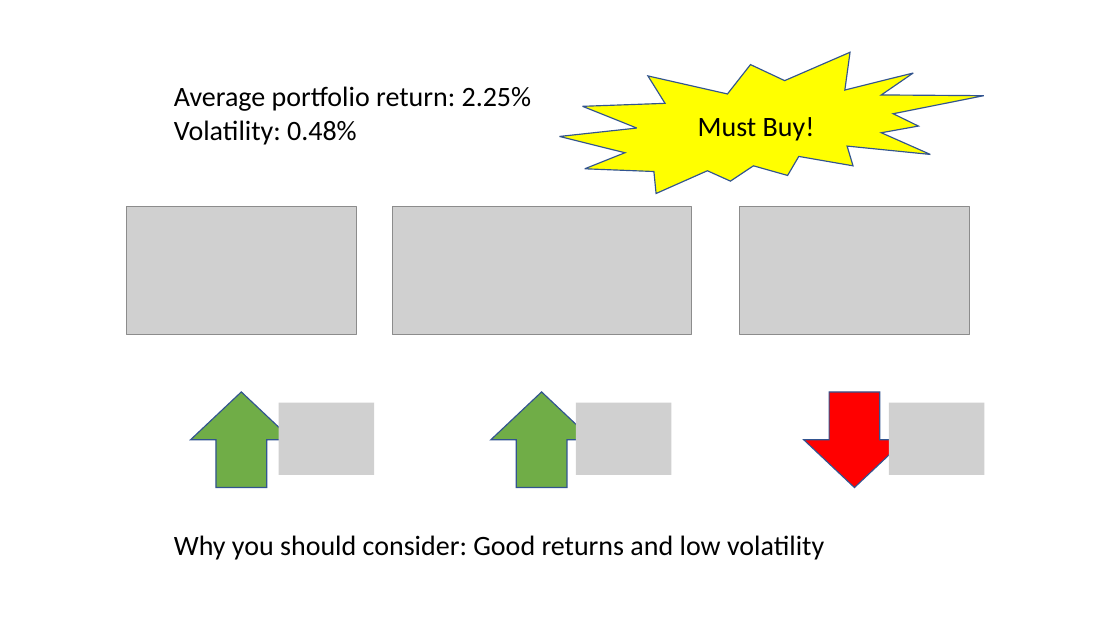
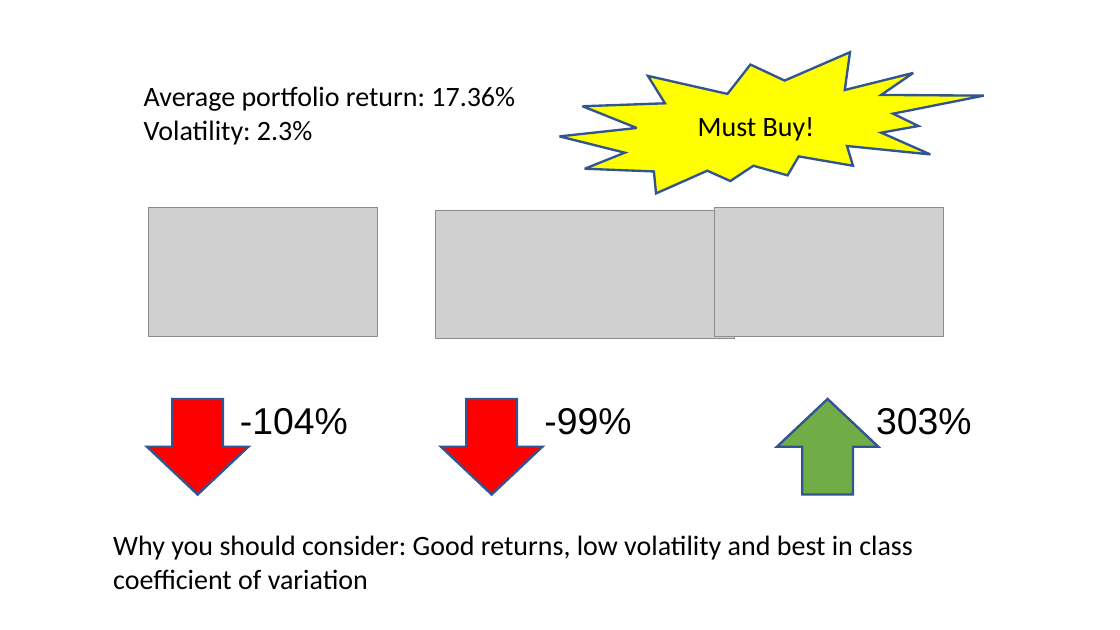
Before and after one commit to YH-R/MScFE560_Project1, a slide deck: slide 1 of Marketing.pptx. Drawn at 1120x630 pixels with LibreOffice and Linux fonts; fonts in the diff are those of the drawing; grey boxes stand for pictures. Boxes give left, top, right and bottom in pixels: in the first picture for what was removed or moved away, otherwise in the second. Text is boxed around its words. In the diff, an @@ line names an element or a change of style, - is before the commit and + after.

```diff
--- a/Marketing.pptx
+++ b/Marketing.pptx
@@ irregular seal "Must Buy!" at bbox=[560, 52, 984, 193]: outline #325491 1 pt to #325490 2 pt @@
@@ text at bbox=[144, 86, 515, 145]: text changed @@
-Average portfolio return: 2.25%
-Volatility: 0.48%
+Average portfolio return: 17.36%
+Volatility: 2.3%
@@ picture: place and size @@
-picture at bbox=[127, 206, 356, 334]
+picture at bbox=[149, 208, 378, 336]
@@ picture: place and size @@
-picture at bbox=[740, 206, 970, 334]
+picture at bbox=[714, 208, 944, 336]
@@ picture: place and size @@
-picture at bbox=[392, 207, 691, 335]
+picture at bbox=[436, 210, 735, 339]
@@ down arrow: place and size @@
-down arrow at bbox=[191, 392, 292, 488]
+down arrow at bbox=[147, 399, 249, 495]
@@ down arrow at bbox=[147, 399, 249, 495]: fill #70AD47 to #FF0000; outline #325491 1 pt to #325490 2 pt; proportions changed; mirrored @@
@@ subtitle added at bbox=[240, 408, 348, 435], 32 pt, text #000000 @@
+-104%
@@ picture removed at bbox=[279, 402, 375, 475] @@
@@ down arrow at bbox=[441, 399, 543, 495]: fill #70AD47 to #FF0000; outline #325491 1 pt to #325490 2 pt; proportions changed; mirrored @@
@@ down arrow: place and size @@
-down arrow at bbox=[491, 392, 592, 488]
+down arrow at bbox=[441, 399, 543, 495]
@@ text added at bbox=[544, 408, 631, 435], 32 pt, text #000000 @@
+-99%
@@ picture removed at bbox=[576, 402, 672, 475] @@
@@ down arrow: place and size @@
-down arrow at bbox=[804, 392, 906, 488]
+down arrow at bbox=[777, 399, 879, 495]
@@ down arrow at bbox=[777, 399, 879, 495]: fill #FF0000 to #70AD47; outline #325491 1 pt to #325490 2 pt; proportions changed; mirrored @@
@@ text added at bbox=[876, 408, 971, 435], 32 pt, text #000000 @@
+303%
@@ picture removed at bbox=[889, 402, 985, 475] @@
@@ text at bbox=[113, 535, 913, 590]: text changed @@
-Why you should consider: Good returns and low volatility
+Why you should consider: Good returns, low volatility and best in class coefficient of variation
```
Also in this commit, not shown: 11 other files.
